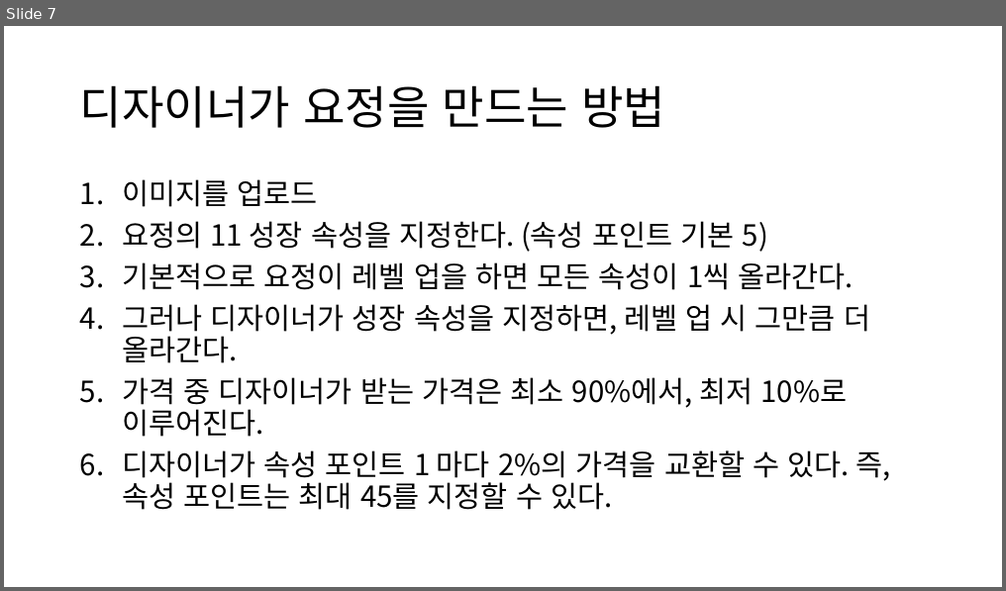
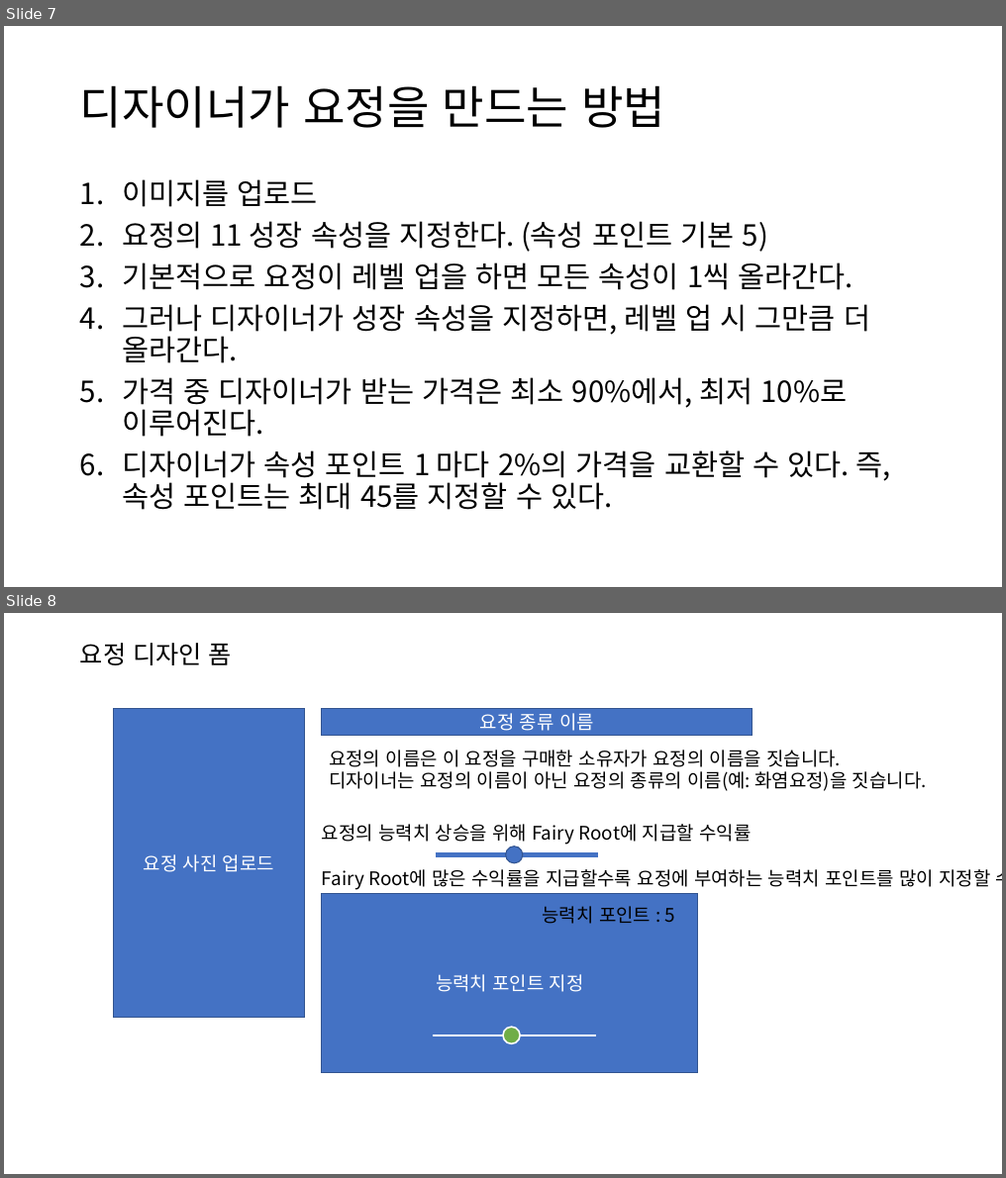
Before and after one commit to Hanul/EtherFairy, a slide deck: 기획서.pptx. Shown one above the other, each under a label of ours: slide 7 before the commit, slides 7 and 8 after it. The pictures are 1006x591 and 1006x1178 pixels, drawn with LibreOffice and Linux fonts; fonts in the diff are those of the drawing. Boxes give left, top, right and bottom in pixels: in the first picture for what was removed or moved away, otherwise in the second. Text is boxed around its words. In the diff, an @@ line names an element or a change of style, - is before the commit and + after.

Commit message:
요정 디자인 폼 개발

```diff
--- a/기획서.pptx
+++ b/기획서.pptx
@@ slide 8 added at (x1=4, y1=613, x2=1002, y2=1174), background #FFFFFF @@
@@ title added at (x1=80, y1=643, x2=232, y2=665), 24 pt, text #000000 @@
+요정 디자인 폼
@@ rectangle added at (x1=113, y1=708, x2=305, y2=1018), fill #4472C4, outline #325491 1 pt, 18 pt, text #FFFFFF @@
+요정 사진 업로드
@@ rectangle added at (x1=322, y1=708, x2=752, y2=735), fill #4472C4, outline #325491 1 pt, 18 pt, text #FFFFFF @@
+요정 종류 이름
@@ text added at (x1=329, y1=750, x2=927, y2=791), 18 pt, text #000000 @@
+요정의 이름은 이 요정을 구매한 소유자가 요정의 이름을 짓습니다.
+디자이너는 요정의 이름이 아닌 요정의 종류의 이름(예: 화염요정)을 짓습니다.
@@ text added at (x1=322, y1=824, x2=1002, y2=890), 18 pt, text #000000 @@
+요정의 능력치 상승을 위해 Fairy Root에 지급할 수익률
+Fairy Root에 많은 수익률을 지급할수록 요정에 부여하는 능력치 포인트를 많이 지정할 수 있습니다.
@@ ellipse added at (x1=506, y1=847, x2=523, y2=863), fill #4472C4, outline #325491 1 pt @@
@@ line added from (436, 856) to (598, 856), #4472C4 4.5 pt @@
@@ rectangle added at (x1=322, y1=894, x2=698, y2=1073), fill #4472C4, outline #325491 1 pt, 18 pt, text #FFFFFF @@
+능력치 포인트 지정
@@ text added at (x1=543, y1=906, x2=675, y2=924), 18 pt, text #000000 @@
+능력치 포인트 : 5
@@ ellipse added at (x1=503, y1=1027, x2=521, y2=1045), fill #70AD47, outline #FFFFFF 1.5 pt @@
@@ line added from (433, 1036) to (595, 1036), #FFFFFF 1.5 pt @@
```
Also in this commit, not shown: 4 other files.
